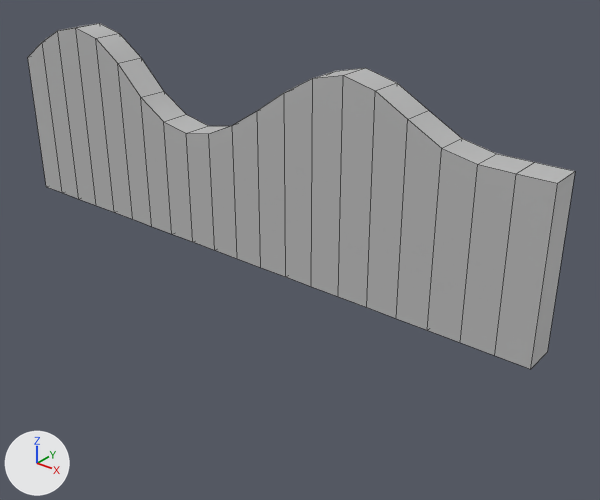
A saved change to the FBX model StarCatcherGame/Assets/Landscapes/FBX Land/B_2.fbx.
The view is the same before and after, from a 50 mm camera at (0.329, -0.357, 0.237) aimed at (0.033, 0.013, 0.008). Arrows for +X, +Y and +Z are at lower left; the lights stay in place. Mesh edges are drawn as thin lines. Where no turn or scale is listed for an object, it has been applied to the vertices.

Before the edit, the objects in view are built like this:
```python
me_mesh = bpy.data.meshes.new('Mesh')
me_mesh.from_pydata(...)  # 84 vertices, 82 faces; spans x -0.2..0.2, y -0.01..0.01, z -0.05..0.081
me_mesh.materials.append(mat_lambert1)  # grey #bcbcbc
ob_pcube1 = bpy.data.objects.new('pCube1', me_mesh)
ob_pcube1.location = (0.0, 0.0, 0.05)
```
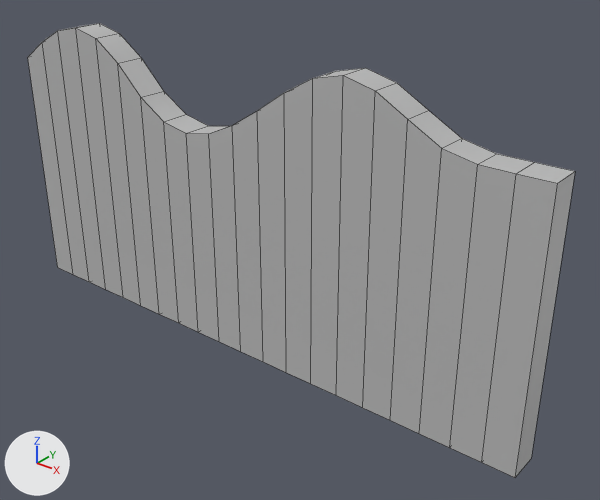
What differs and where, as boxes (x1, y1, x2, y2) in the pictures (600 x 500 px; the box of a moved part takes in the faces that stretch with it):
'pCube1', reshaped (31% taller): before (28, 23, 575, 369); after (28, 23, 575, 478)
part 1 of me_mesh, moved or reshaped: before (46, 112, 548, 369); after (46, 112, 548, 478)

Patch to the scene script:
```diff
--- a/StarCatcherGame/Assets/Landscapes/FBX Land/B_2.fbx.py
+++ b/StarCatcherGame/Assets/Landscapes/FBX Land/B_2.fbx.py
@@ me_mesh @@
 me_mesh.from_pydata(...)  # 84 vertices, 82 faces; spans x -0.2..0.2, y -0.01..0.01, z -0.05..0.081
 # used by ob_pcube1; location = (0.0, 0.0, 0.05)
+# me_mesh part 1: all 42 vertices in x -0.2..0.2, y -0.01..0.01, z -0.05 are moved by (0.0, 0.0, -0.07)
 me_mesh.materials.append(mat_lambert1)
```
